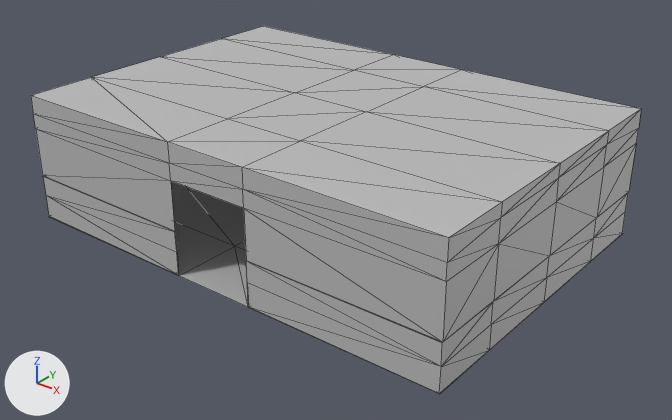
What one commit did to the FBX model Assets/Background/Room Space.fbx.
Before and after are seen from a camera (50 mm lens) standing at (21.5, -26.5, 17.2) and looking at (0.7, -0.5, 1.1). Arrows for +X, +Y and +Z are at lower left; the lights stay in place. Mesh edges are drawn as thin lines. Where no turn or scale is listed for an object, it has been applied to the vertices.

In view in the first picture: 'Building2'.
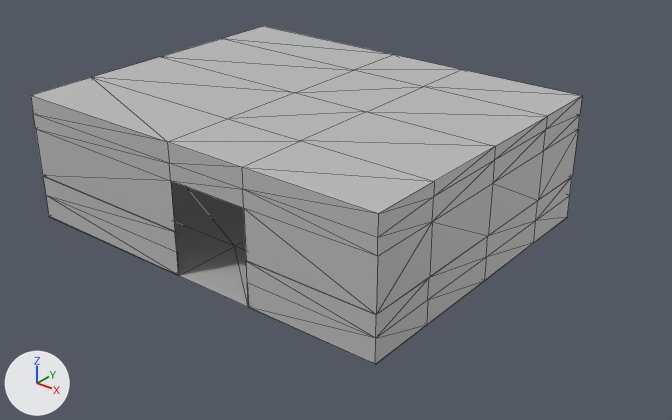
The edits, one by one:
me_mesh has 126 vertices, 242 faces and spans x -9.7..9.7, y -6.7..6.7, z -3.2..2.1.
me_mesh is used by ob_building2; location (0.0, 0.0, 3.21).
me_mesh part 1: all 40 vertices in x 9.6..9.7, y -6.7..6.7, z -3.2..2.1 are moved by (-2.4, 0.0, 0.0).

What differs and where, as boxes [x1, y1, x2, y2] in the pictures (672 x 420 px; the box of a moved part takes in the faces that stretch with it):
'Building2', reshaped (10% narrower, 8% shorter): before [31, 26, 641, 394]; after [31, 26, 582, 365]
part 1 of me_mesh, moved or reshaped: before [244, 70, 641, 394]; after [244, 70, 582, 365]
